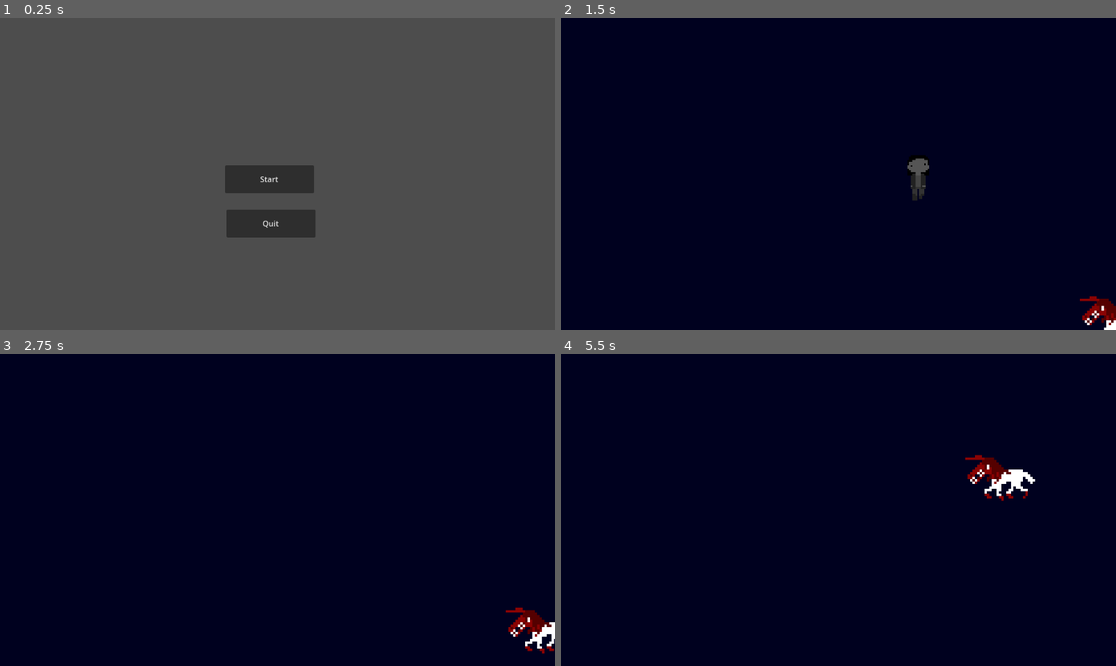
Above: before the commit, frames 1-4 (two rows, left to right).
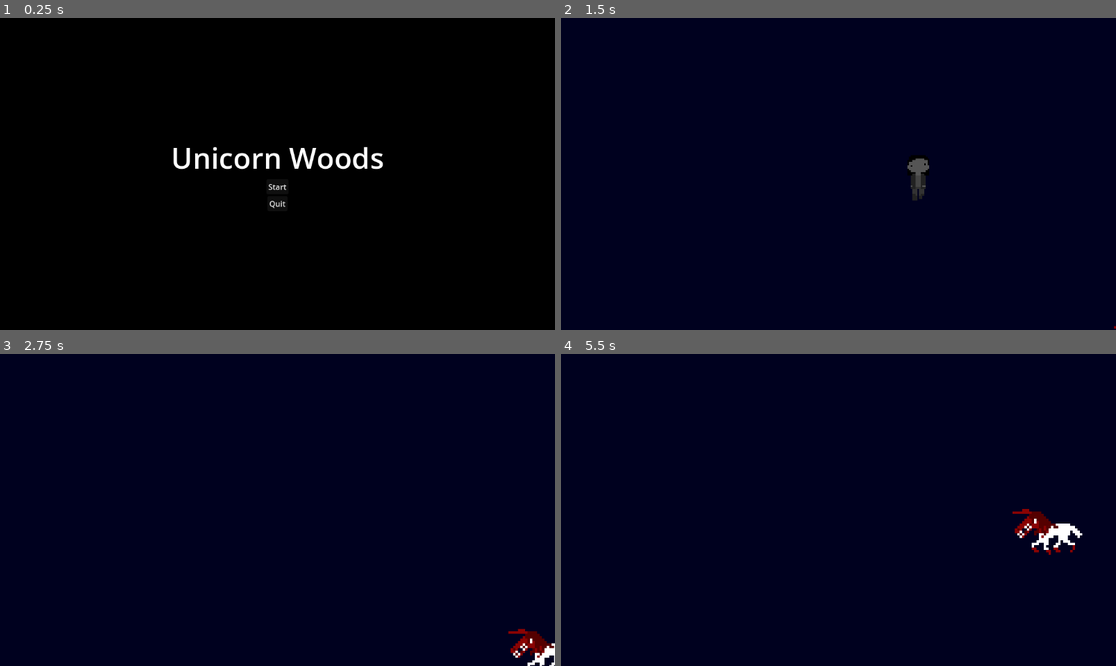
Above: after the commit, the same moments.

Repository: kbg2201/BUD-Team
Game: Godot game, scene res://Scenes/title_screen.tscn
Same seed, same stepped clock (60 frames per second), same inputs: the game is played once before the commit and once after it.
Inputs:
- Up to frame 1 (0.25 s): no input
- Up to frame 2 (1.5 s): click "Start" at 0.5 s; hold D (move_right) from 1.28 s (still down)
- Up to frame 3 (2.75 s): release D (move_right) at 2.03 s; hold S (move_down) from 2.03 s (still down)
- Up to frame 4 (5.5 s): release S (move_down) at 2.78 s; hold D (move_right) 2.78-3.53 s; hold W (move_up) 3.53-4.28 s; hold A (move_left) from 4.28 s (still down)

The runs differ from the first frame. In frame 1, 100% of the frame differs, in the area x 0-100%, y 0-100%; in frame 2, 0.4%; in frame 3, 1.0%; in frame 4, 1.6%.

Commit message:
added to tile screen + 100% other stuff

Diff:
--- a/bloody-unicorn/Scenes/title_screen.tscn
+++ b/bloody-unicorn/Scenes/title_screen.tscn
@@ -1,6 +1,10 @@
-[gd_scene load_steps=3 format=3 uid="uid://bqin2bn47hlda"]
+[gd_scene load_steps=5 format=3 uid="uid://bqin2bn47hlda"]
 
 [ext_resource type="Script" path="res://title_screen.gd" id="1_700qu"]
+[ext_resource type="Texture2D" uid="uid://dr00rxwtmay7l" path="res://assets/img/bgblack.jpg" id="2_ld7w3"]
+
+[sub_resource type="StyleBoxTexture" id="StyleBoxTexture_w8r6x"]
+texture = ExtResource("2_ld7w3")
 
 [sub_resource type="GDScript" id="GDScript_ip21y"]
 script/source = "extends Button
@@ -18,27 +22,61 @@
 
 [node name="TitleScreen" type="Control"]
 layout_mode = 3
-anchors_preset = 0
+anchors_preset = 8
+anchor_left = 0.5
+anchor_top = 0.5
+anchor_right = 0.5
+anchor_bottom = 0.5
+grow_horizontal = 2
+grow_vertical = 2
 script = ExtResource("1_700qu")
 
-[node name="StartButton" type="Button" parent="."]
-layout_mode = 0
-offset_left = 467.0
-offset_top = 306.0
-offset_right = 652.0
-offset_bottom = 364.0
+[node name="Panel" type="Panel" parent="."]
+layout_mode = 1
+anchors_preset = 15
+anchor_right = 1.0
+anchor_bottom = 1.0
+offset_left = -578.0
+offset_top = -325.0
+offset_right = 8729.0
+offset_bottom = -107.0
+grow_horizontal = 2
+grow_vertical = 2
+scale = Vector2(0.124, 3)
+theme_override_styles/panel = SubResource("StyleBoxTexture_w8r6x")
+
+[node name="VBoxContainer" type="VBoxContainer" parent="."]
+layout_mode = 1
+anchors_preset = 8
+anchor_left = 0.5
+anchor_top = 0.5
+anchor_right = 0.5
+anchor_bottom = 0.5
+offset_left = -23.0
+offset_top = -33.0
+offset_right = 23.0
+offset_bottom = 33.0
+grow_horizontal = 2
+grow_vertical = 2
+alignment = 1
+
+[node name="Label" type="Label" parent="VBoxContainer"]
+layout_mode = 2
+theme_override_font_sizes/font_size = 60
+text = "Unicorn Woods"
+
+[node name="StartButton" type="Button" parent="VBoxContainer"]
+layout_mode = 2
+size_flags_horizontal = 4
 text = "Start"
 script = SubResource("GDScript_ip21y")
 
-[node name="QuitButton" type="Button" parent="."]
-layout_mode = 0
-offset_left = 470.0
-offset_top = 398.0
-offset_right = 655.0
-offset_bottom = 456.0
+[node name="QuitButton" type="Button" parent="VBoxContainer"]
+layout_mode = 2
+size_flags_horizontal = 4
 text = "Quit
 "
 script = SubResource("GDScript_ip21y")
 
-[connection signal="pressed" from="StartButton" to="." method="_on_start_button_pressed"]
-[connection signal="pressed" from="QuitButton" to="." method="_on_quit_button_pressed"]
+[connection signal="pressed" from="VBoxContainer/StartButton" to="." method="_on_start_button_pressed"]
+[connection signal="pressed" from="VBoxContainer/QuitButton" to="." method="_on_quit_button_pressed"]
--- a/bloody-unicorn/enemy_unicorn.gd
+++ b/bloody-unicorn/enemy_unicorn.gd
@@ -1,6 +1,6 @@
 extends CharacterBody2D
 
-var speed = 200
+var speed = 100
 #i made her get faster until she reaches you
 var pursuit_speed = 1
 
@@ -19,6 +19,8 @@
 func _process(delta: float) -> void:
 	pursuit_speed += 0.3
 	var next_path_pos := nav_agent.get_next_path_position()
+	#the missile knows where it is at all times
+	#it knows this because it knows where it isn't
 	var dir := global_position.direction_to(next_path_pos)
 	velocity = dir * (speed + pursuit_speed)
 	move_and_slide()
